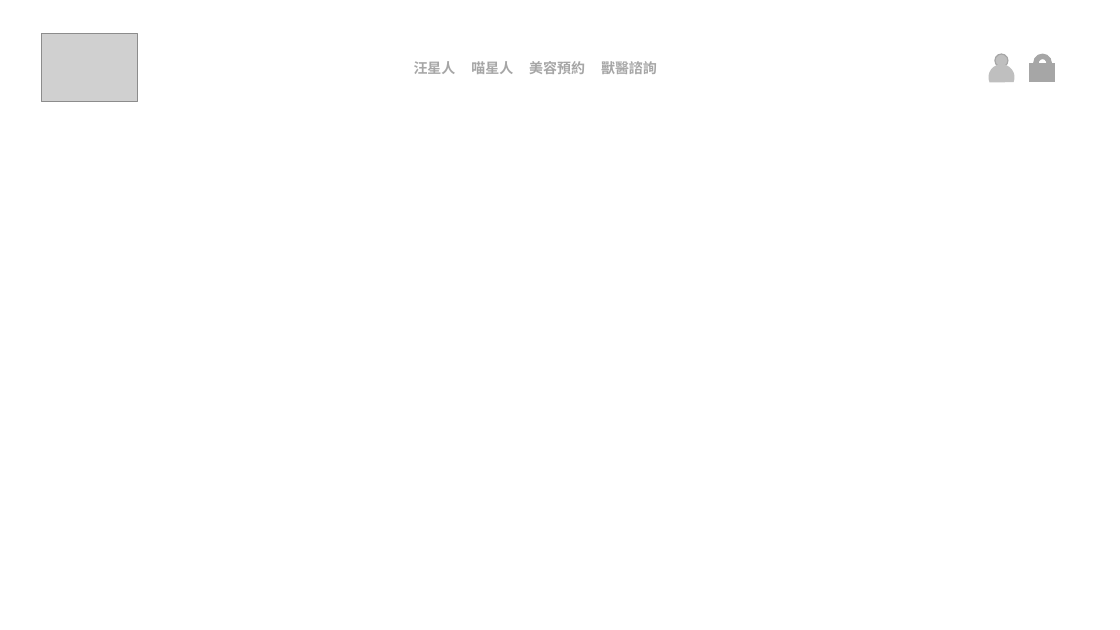
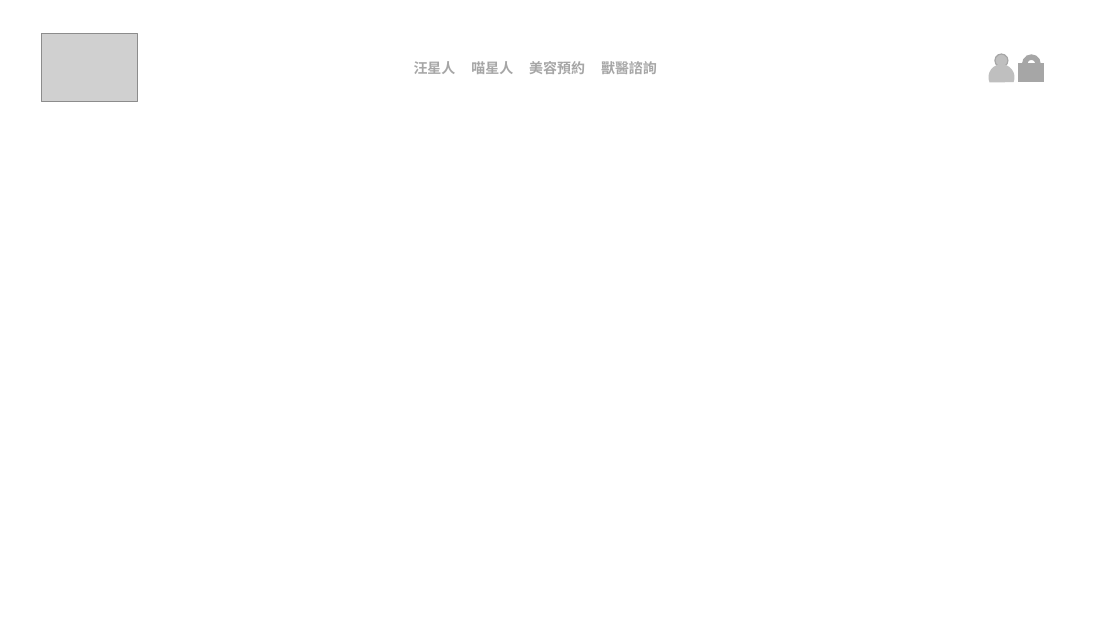
Before and after one commit to gnshiun/WebProject, a slide deck: slide 4 of 01_document/01_home_idea/home_idea_shiun.pptx (slide 3 before the commit). Drawn at 1120x630 pixels with LibreOffice and Linux fonts; fonts in the diff are those of the drawing; grey boxes stand for pictures. Boxes give left, top, right and bottom in pixels: in the first picture for what was removed or moved away, otherwise in the second. Text is boxed around its words. In the diff, an @@ line names an element or a change of style, - is before the commit and + after.

```diff
--- a/01_document/01_home_idea/home_idea_shiun.pptx
+++ b/01_document/01_home_idea/home_idea_shiun.pptx
@@ arch (boxed as its full ring): place and size @@
-arch (boxed as its full ring) at <box>1034,54,1052,71</box>
+arch (boxed as its full ring) at <box>1023,55,1040,72</box>
@@ rectangle: place and size @@
-rectangle at <box>1030,63,1055,81</box>
+rectangle at <box>1018,64,1044,82</box>
```
Also in this commit, not shown: 1 other slide changed, 1 slide added, 5 other files.
